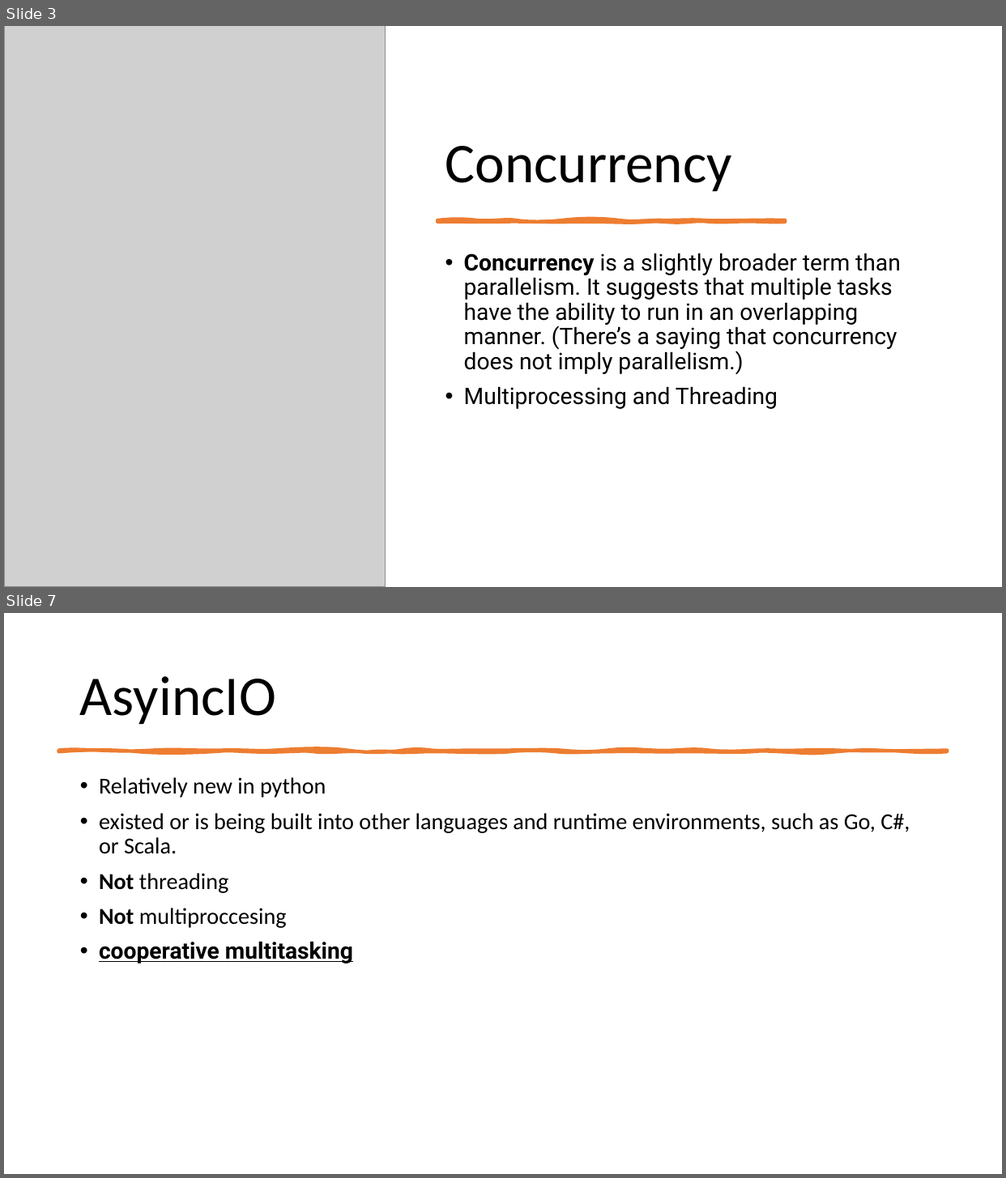
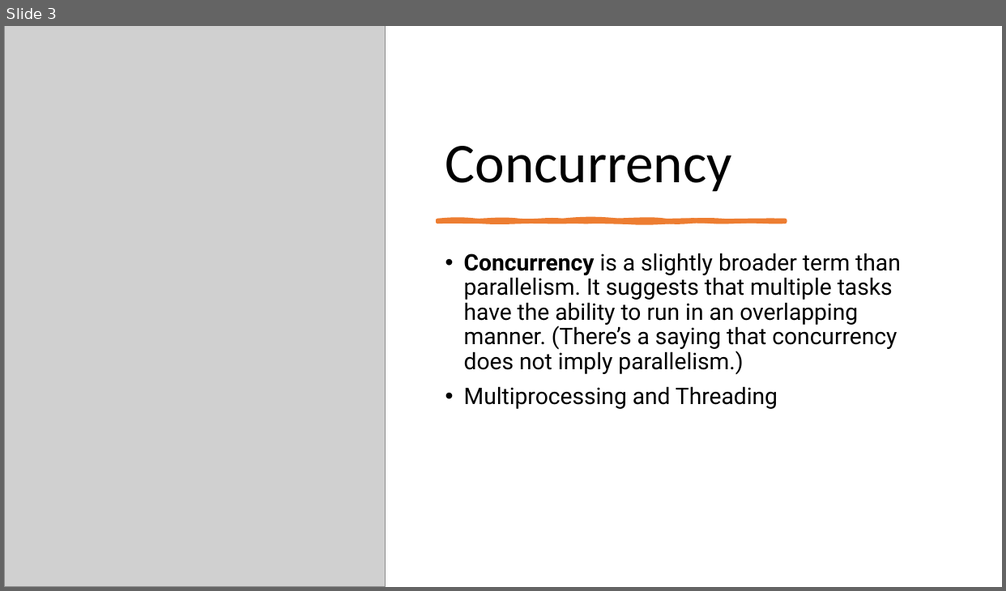
Before and after one commit to Scaleup-Excellenteam/final-exercise-damianti, a slide deck: controller/pptx_parser_/asyncio-intro.pptx. Shown one above the other, each under a label of ours: slides 3 and 7 before the commit, slide 3 after it; the slides between them are not shown. The pictures are 1006x1178 and 1006x591 pixels, drawn with LibreOffice and Linux fonts; fonts in the diff are those of the drawing; grey boxes stand for pictures. Boxes give left, top, right and bottom in pixels: in the first picture for what was removed or moved away, otherwise in the second. Text is boxed around its words. In the diff, an @@ line names an element or a change of style, - is before the commit and + after.

```diff
--- a/controller/pptx_parser_/asyncio-intro.pptx
+++ b/controller/pptx_parser_/asyncio-intro.pptx
@@ slide 7 removed at (4,613,1002,1174), background #FFFFFF @@
@@ title removed at (80,676,276,725) @@
-AsyincIO
@@ freeform shape removed at (58,750,948,752) @@
@@ text removed at (99,777,910,964) @@
-• Relatively new in python
-• existed or is being built into other languages and runtime environments, such as Go, C#, or Scala.
-• Not threading
-• Not multiproccesing
-• cooperative multitasking
@@ slide 3 changed as well @@
@@ freeform shape at (437,220,785,222): outline redrawn @@
```
Also in this commit, not shown: 1 other slide changed, 6 other slides removed, 4 other files.
